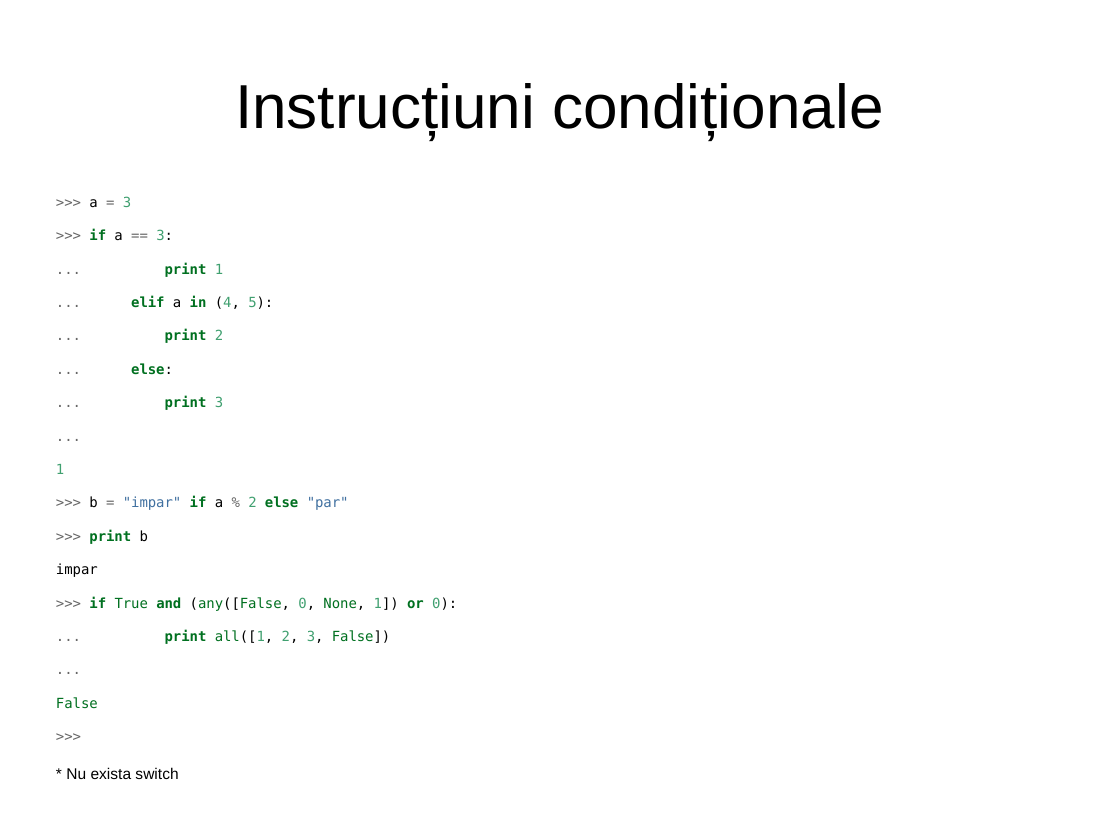
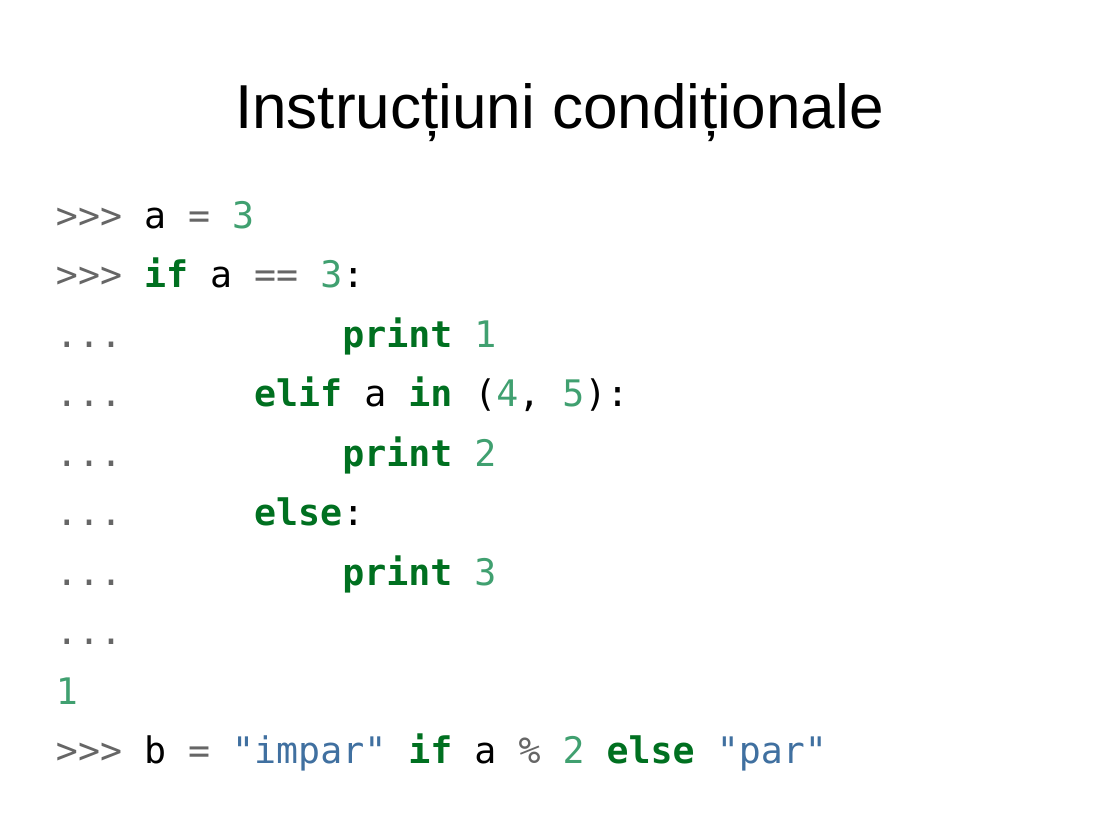
Before and after one commit to RoPython/ropython-presentations, a slide deck: slide 16 of cmiN/1/intro.odp (slide 10 before the commit). Drawn at 1120x840 pixels with LibreOffice and Linux fonts; fonts in the diff are those of the drawing. Boxes give left, top, right and bottom in pixels: in the first picture for what was removed or moved away, otherwise in the second. Text is boxed around its words. In the diff, an @@ line names an element or a change of style, - is before the commit and + after.

```diff
--- a/cmiN/1/intro.odp
+++ b/cmiN/1/intro.odp
@@ text ">>> a = 3" at [56, 201, 827, 771]: size 9.9 to 25.9 pt; line spacing 0.8 to 0.9 @@
@@ text at [56, 529, 457, 779]: paragraphs removed @@
->>> print b
-impar
->>> if True and (any([False, 0, None, 1]) or 0):
-... print all([1, 2, 3, False])
-...
-False
->>>
-* Nu exista switch
```
Also in this commit, not shown: 8 other slides changed, 20 slides added, 1 slide removed.
